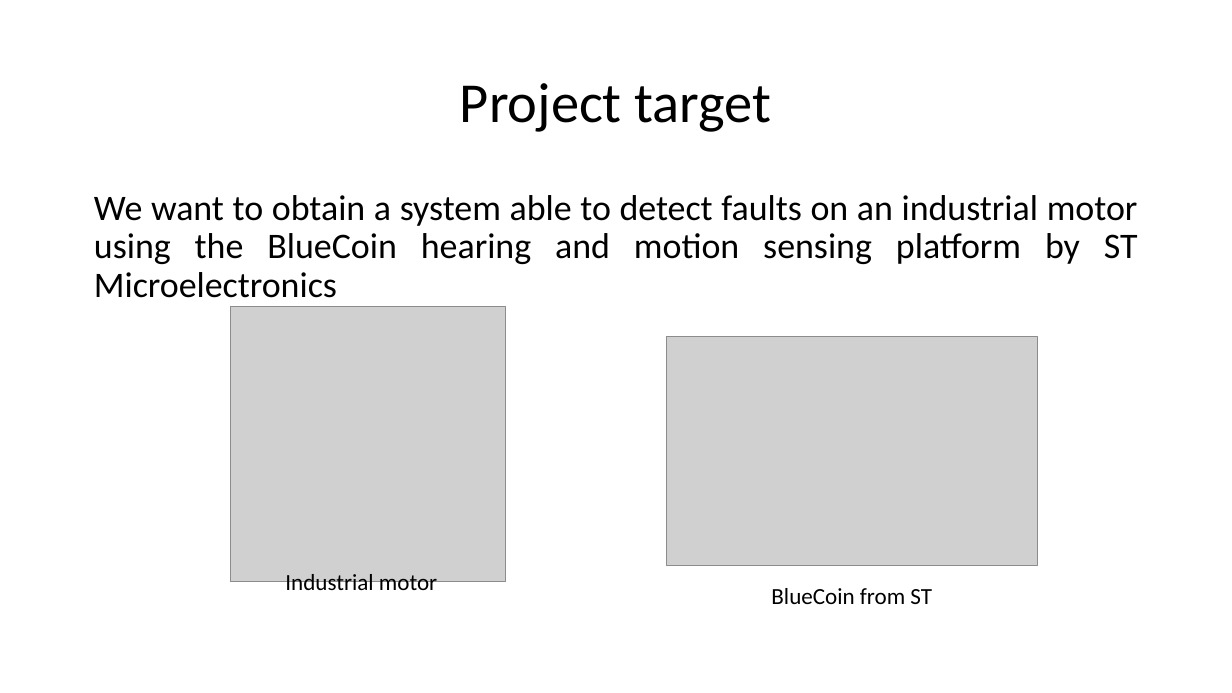
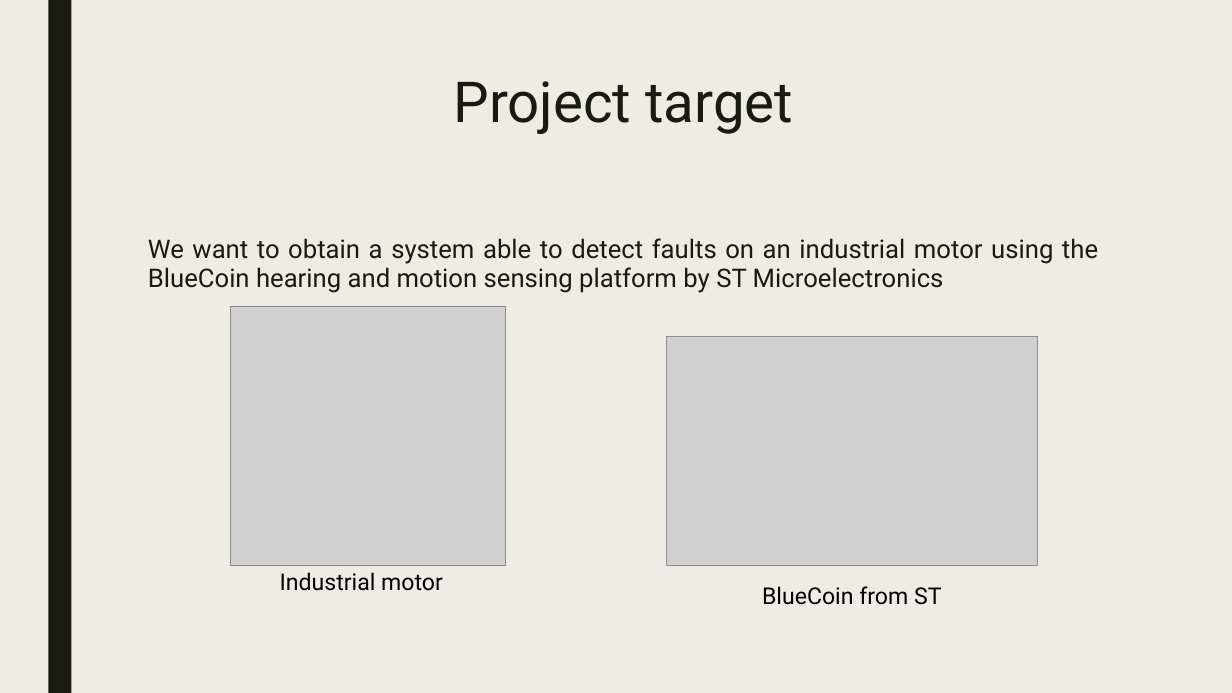
Before and after one commit to urzino/FanMonitoringBlueCoin, a slide deck: slide 2 of Pervasive_presentation_Milestone1_group8.pptx. Drawn at 1232x693 pixels with LibreOffice and Linux fonts; fonts in the diff are those of the drawing; grey boxes stand for pictures. Boxes give left, top, right and bottom in pixels: in the first picture for what was removed or moved away, otherwise in the second. Text is boxed around its words. In the diff, an @@ line names an element or a change of style, - is before the commit and + after.

```diff
--- a/Pervasive_presentation_Milestone1_group8.pptx
+++ b/Pervasive_presentation_Milestone1_group8.pptx
@@ background #FFFFFF to #EFEDE3 @@
@@ rectangle added at (48,0,71,693), fill #191B0E @@
@@ title "Project target" at (454,81,793,134): font Calibri to Roboto, text colour #000000 to #191B0E; line spacing 0.9 to 0.89; vertical alignment middle to top @@
@@ text "We want to obtain a ...": place and size @@
-text "We want to obtain a ..." at (94,195,1138,307)
+text "We want to obtain a ..." at (148,238,1098,293)
@@ text "We want to obtain a ..." at (148,238,1098,293): size 28 to 20 pt, font Calibri to Roboto, text colour #000000 to #191B0E; line spacing 0.9 to 0.94; more space between paragraphs @@
@@ picture: place and size @@
-picture at (230,307,506,582)
+picture at (230,307,506,567)
@@ text "Industrial motor" at (280,572,443,591): font Calibri to Roboto @@
@@ text "BlueCoin from ST" at (762,586,941,605): font Calibri to Roboto @@
```
Also in this commit, not shown: 10 other slides changed.
